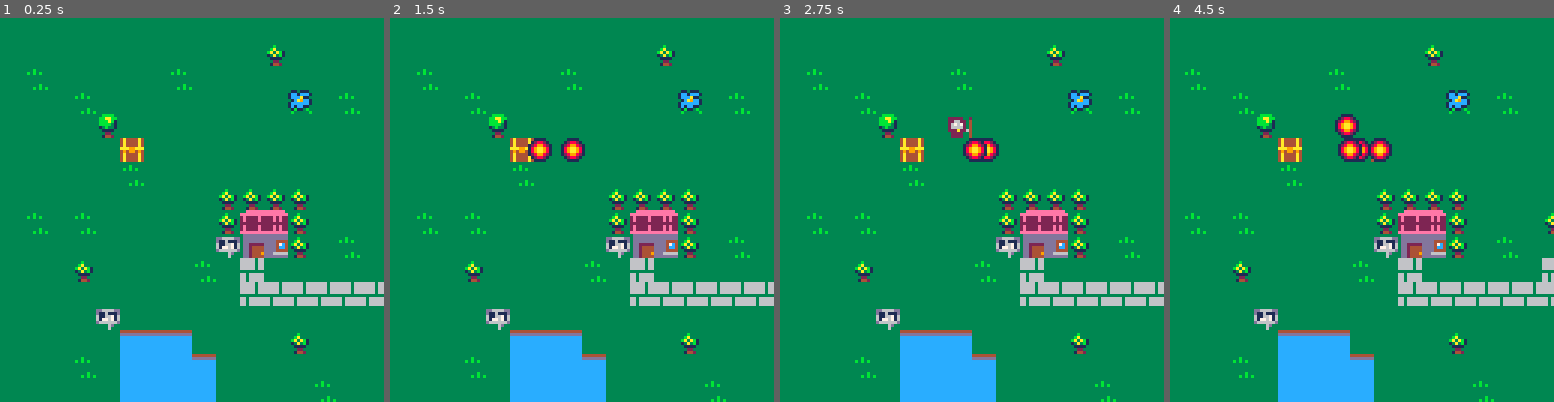
Above: before the commit, frames 1-4 (left to right).
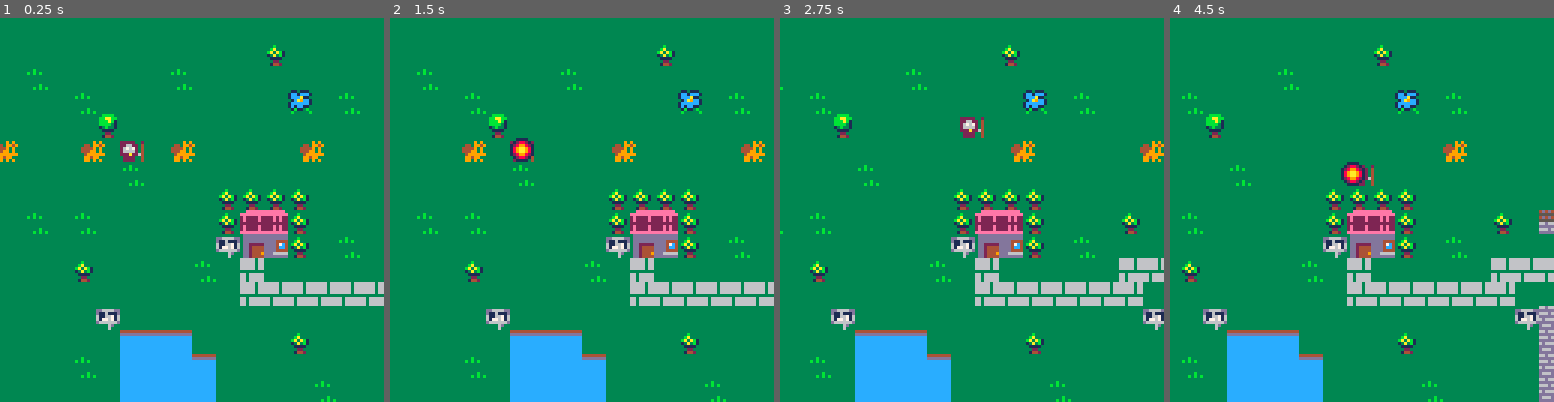
Above: after the commit, the same moments.

Repository: adatechschool/doris-pico-8-mickael-yoann-onat
Game: PICO-8 cartridge yom.p8
Same seed, same stepped clock (60 frames per second), same inputs: the game is played once before the commit and once after it.
Inputs:
- Up to frame 1 (0.25 s): no input
- Up to frame 2 (1.5 s): tap X (X key) at 0.33, 1.07 s
- Up to frame 3 (2.75 s): hold Right 1.6-2.1 s; tap X (X key) at 1.85 s; hold Up 2.15-2.42 s; hold Right from 2.47 s (still down)
- Up to frame 4 (4.5 s): tap X (X key) at 2.97, 4.08 s; release Right at 3.03 s; hold Left 3.08-3.58 s; hold Down 3.63-3.97 s; hold Right from 4.02 s (still down)

The runs differ from the first frame. In frame 1, 1.2% of the frame differs, in the area x 0-85%, y 31-38%; in frame 2, 1.6%; in frame 3, 17%; in frame 4, 19%, in the area x 3-100%, y 7-100%.

Commit message:
deplacements + collisions tirs

Diff:
--- a/yom.p8
+++ b/yom.p8
@@ -1,9 +1,10 @@
 pico-8 cartridge // http://www.pico-8.com
 version 38
 __lua__
+
 function _init()
  create_player()
- create_chest()
+--  create_chest()
  sorts={}
  enemies={}
 
@@ -17,14 +18,10 @@
 	if (btnp(❎)) shoot()
 	update_sorts()
  if #enemies==0 then
-	spawn_enemies(ceil(rnd(5)))
+	spawn_enemies(ceil(rnd(wave_size)))
 	end
 	update_enemies()
 
---pas d'ennemis pour test
-for e in all(enemies) do
-del(enemies,e)
-end
 
 end
 
@@ -36,16 +33,18 @@
 	cls()
 	draw_map()
 	draw_player()
-	draw_chest()
+	-- draw_chest()
 
 	--enemies
 	for e in all (enemies) do
-	spr(44,e.x*8,e.y*8)
+	spr(44,e.x*8+e.eox,e.y*8+e.eoy)
 	end
 
 	for s in all (sorts) do
-		spr(41,s.x,s.y)
-	end
+		spr(41,s.x*8,s.y*8)
+	end
+
+
 end
 
 -->8
@@ -65,8 +64,8 @@
 
 
 function update_camera()
-	local camx=mid(0,p.x-7.5,127-15)
-	local camy=mid(0,p.y-7.5,63-15)
+	local camx=mid(0,p.x-7.5+p.ox/8,127-15)
+	local camy=mid(0,p.y-7.5+p.oy/8,63-15)
 	camera(camx*8,camy*8)
 end
 
@@ -88,62 +87,93 @@
 --player
 
 function create_player()
-	p={x=5,y=5,sprite=40,
-	power=0,ballspeed=0.5,portee=20
+	p={x=5,y=5,
+	ox=0, oy=0,
+	start_ox=0,start_oy=0,
+	anim_t=0,
+	sprite=40,
+	power=0,ballspeed=0.5,portee=30,
+	life=2
 	}
-
-
-
 end
 
 
 
 
 function draw_player()
-	spr(p.sprite,p.x*8,p.y*8)
+	spr(p.sprite,p.x*8+p.ox,p.y*8+p.oy)
 end
 
 sens = 0
 
 function player_movement()
+
 newx=p.x
 newy=p.y
 
-if btnp(➡️) then
-	newx+=1
- if p.ballspeed<0 then
-  p.ballspeed=p.ballspeed*(-1)
-  p.portee=p.portee*(-1)
- end
-end
-if btnp(⬅️) then
- newx-=1
- if p.ballspeed>0 then
-  p.ballspeed=p.ballspeed*(-1)
-  p.portee=p.portee*(-1)
- end
-end
-if (btnp(⬇️)) newy+=1
-if (btnp(⬆️)) newy-=1
-
-
-
-// interact(newx,newy)
-
-	if not check_flag(0,newx,newy) then
+if p.anim_t == 0 then
+
+	newox=0
+	newoy=0
+
+	if btn(➡️) then
+		newx+=1
+		newox=-8
+		axe = "x"
+ 		if p.ballspeed<0 then
+  		p.ballspeed=p.ballspeed*(-1)
+  		p.portee=p.portee*(-1)
+ 		end
+	elseif btn(⬅️) then
+ 		newx-=1
+ 		newox=8
+ 		axe = "x"
+ 		if p.ballspeed>0 then
+  			p.ballspeed=p.ballspeed*(-1)
+  			p.portee=p.portee*(-1)
+ 		end
+	elseif btn(⬇️) then
+		newy+=1
+		newoy=-8
+		axe = "y"
+		if p.ballspeed<0 then
+  			p.ballspeed=p.ballspeed*(-1)
+  			p.portee=p.portee*(-1)
+ 		end
+	elseif btn(⬆️) then
+		newy-=1
+		newoy=8
+		axe = "y"
+		if p.ballspeed>0 then
+  			p.ballspeed=p.ballspeed*(-1)
+  			p.portee=p.portee*(-1)
+ 		end
+	end
+end
+-- interact(newx,newy)
+
+	if (newx!=p.x or newy!=p.y) and not check_flag(0,newx,newy) then
 		p.x=mid(0,newx,127)
 		p.y=mid(0,newy,63)
-	else
-		sfx=0
-	end
-end
-
-//function interact(x,y)
-// if check_flag(2,x,y) then
-//pick_up_power(x,y)
-
- //end
-//end
+		p.start_ox=newox
+		p.start_oy=newoy
+		p.anim_t=1
+	end
+
+--animation joueur
+p.anim_t=max(p.anim_t-0.2,0)
+p.ox=p.start_ox*p.anim_t
+p.oy=p.start_oy*p.anim_t
+
+-- //function interact(x,y)
+-- // if check_flag(2,x,y) then
+-- //pick_up_power(x,y)
+
+--  //end
+-- //end
+
+
+end
 
 
 
@@ -155,10 +185,10 @@
 
 function shoot()
 	local new_ball={
-		x=p.x*8,
-		y=p.y*8,
-		speed=p.ballspeed,
-		portee=p.portee
+		x=p.x,
+		y=p.y,
+		speed=p.ballspeed/8,
+		portee=p.portee/8
 	}
 	add(sorts,new_ball)
 end
@@ -166,57 +196,131 @@
 --t={portee=20}
 
 function update_sorts()
-	for s in all(sorts) do
-		local position_init=p.x*8
-		s.x+=p.ballspeed
-	 if (s.portee>0 and s.x>(position_init+s.portee)) del (sorts,s)
-	 if (s.portee<0 and s.x<(position_init+s.portee)) del (sorts,s)
+	for i, s in ipairs(sorts) do
+		local position_init = p.x
+
+		if axe == "x" then
+		s.x += s.speed
+		end
+		if axe == "y" then
+		s.y += s.speed
+		end
+		if (s.portee > 0 and s.x > (position_init + s.portee)) then
+			del(sorts, s)
+		elseif (s.portee < 0 and s.x < (position_init + s.portee)) then
+			del(sorts, s)
+		elseif (s.portee > 0 and s.y > (position_init + s.portee)) then
+			del(sorts, s)
+		elseif (s.portee < 0 and s.y < (position_init + s.portee)) then
+			del(sorts, s)
+		end
 	end
 end
 -->8
 --enemies
 
+wave_size = 15
+
 function spawn_enemies(amount)
-gap= (128-8*amount)/(amount+1)
+gap= (40-8*amount)/(amount+1)
 for i=1,amount do
- new_enemy={
-  x=gap*i+8*(i-1),
-  y=15,
-
- life=4
- }
+	new_enemy={
+	x=gap*i+8*(i-1),
+	y=5,
+	anim_te=0,
+	start_eox=0,
+	start_eoy=0,
+	life=1,
+	speed=0.1
+}
 add(enemies,new_enemy)
  end
 
 end
 
 function update_enemies()
+
+
+	if rnd(1)<0.5 then
+		change_way=true
+	else
+		change_way=false
+	end
+
 	for e in all(enemies) do
-		//if e.y< 60 then
-		if p.x>e.x then
-			e.x+=1/16
-		elseif p.x<e.x then
- 		e.x-=1/16
+	enemy_newx = e.x
+	enemy_newy= e.y
+	enemy_newox = 0
+	enemy_newoy = 0
+		if e.anim_te == 0 then
+
+
+			if p.x>e.x and not change_way then
+
+				enemy_newx += 1
+				enemy_newox = -8
+
+			elseif p.x<e.x and not change_way then
+
+ 				enemy_newx -= 1
+				enemy_newox = 8
+
+			end
+
+
+
+			if p.y>e.y and change_way then
+
+				enemy_newy += 1
+				enemy_newoy = -8
+
+			elseif p.y<e.y and change_way then
+
+				enemy_newy -= 1
+				enemy_newoy = 8
+
+			end
 		end
 
-		if p.y>e.y then
-			e.y+=1/16
-		elseif p.y<e.y then
- 		e.y-=1/16
+		if (enemy_newx!=e.x or enemy_newy!=e.y) and not check_flag(0,enemy_newx,enemy_newy) then
+			e.x=mid(0,enemy_newx,127)
+			e.y=mid(0,enemy_newy,63)
+			e.start_eox = enemy_newox
+			e.start_eoy = enemy_newoy
+			e.anim_te=1
+
 		end
+		--animation ennemis
+		e.anim_te=max(e.anim_te-e.speed,0)
+		e.eox=e.start_eox*e.anim_te
+		e.eoy=e.start_eoy*e.anim_te
+
+	if ((e.x-p.x)<0.8) and ((e.y-p.y)<0.8) and ((e.x-p.x>-0.8)) and ((e.y-p.y)>-0.8) then
+		p.life -= 1
+		del(enemies,e)
+	end
+
+
 
 		for s in all(sorts) do
-			if collision(s,e) then
-				sfx(2)
+
+
+			if ((s.x-e.x)<0.8) and ((s.y-e.y)<0.8) and ((s.x-e.x>-0.8)) and ((s.y-e.y)>-0.8)then
+				e.life -=1
 				del(sorts,s)
-				e.life-=1
-				if e.life==0 then
-					del(enemies,e)
-				end
-		 end
+			end
+
 		end
-	end
-end
+
+
+
+	if e.life == 0 then
+		del(enemies,e)
+	end
+
+	end
+end
+
 -->8
 --health
 
@@ -230,13 +334,13 @@
 -->8
 --collision
 
-function create_chest()
-	c={x=5,y=5,sprite=26,life=4}
-end
-
-function draw_chest()
-	spr(c.sprite,c.x*8,c.y*8)
-end
+-- function create_chest()
+-- 	c={x=5,y=5,sprite=26,life=4}
+-- end
+
+-- function draw_chest()
+-- 	spr(c.sprite,c.x*8,c.y*8)
+-- end
 
 function collision(s,c)
   return not (s.x > c.x + 8
@@ -374,7 +478,7 @@
 10101010101010101010101010101010101010101010101010101010101010101010101010101010101010101010101010101010101010101010101010101010
 10000000000000000000000000000000000000000000000000000000000000000000000000000000000000000000000000000000000000000000000000000000
 __gff__
-0000010101010000000201010000010001010200010001020100000000010100010100000000000000000000000000000000000000000000000000000000000000000000000000000000000000000000000000000000000000000000000000000000000000000000000000000000000000000000000000000000000000000000
+0000010101010000000201010000010001010200010001020100000000010100010100000000000080000000010000000000000000000000000000000000000000000000000000000000000000000000000000000000000000000000000000000000000000000000000000000000000000000000000000000000000000000000
 0000000000000000000000000000000000000000000000000000000000000000000000000000000000000000000000000000000000000000000000000000000000000000000000000000000000000000000000000000000000000000000000000000000000000000000000000000000000000000000000000000000000000000
 __map__
 0101010101010101010101010101010101010101010101010101010101010101010101010101010101010101010101010101010101010f01010101010101010101000000020202020202020202020202020202020202050505050505050505161616161616161616161616161616161616161616161616161616161616161616
